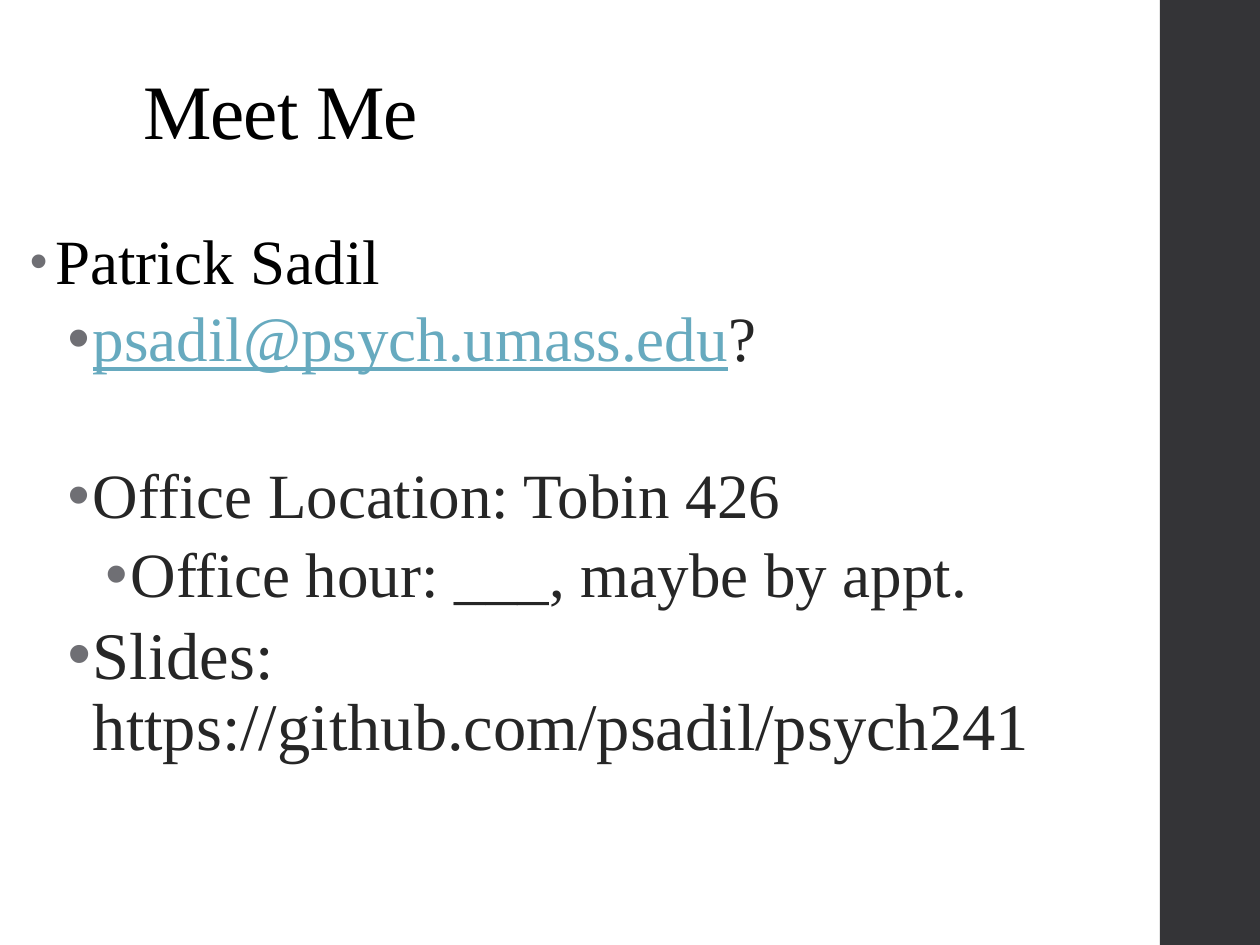
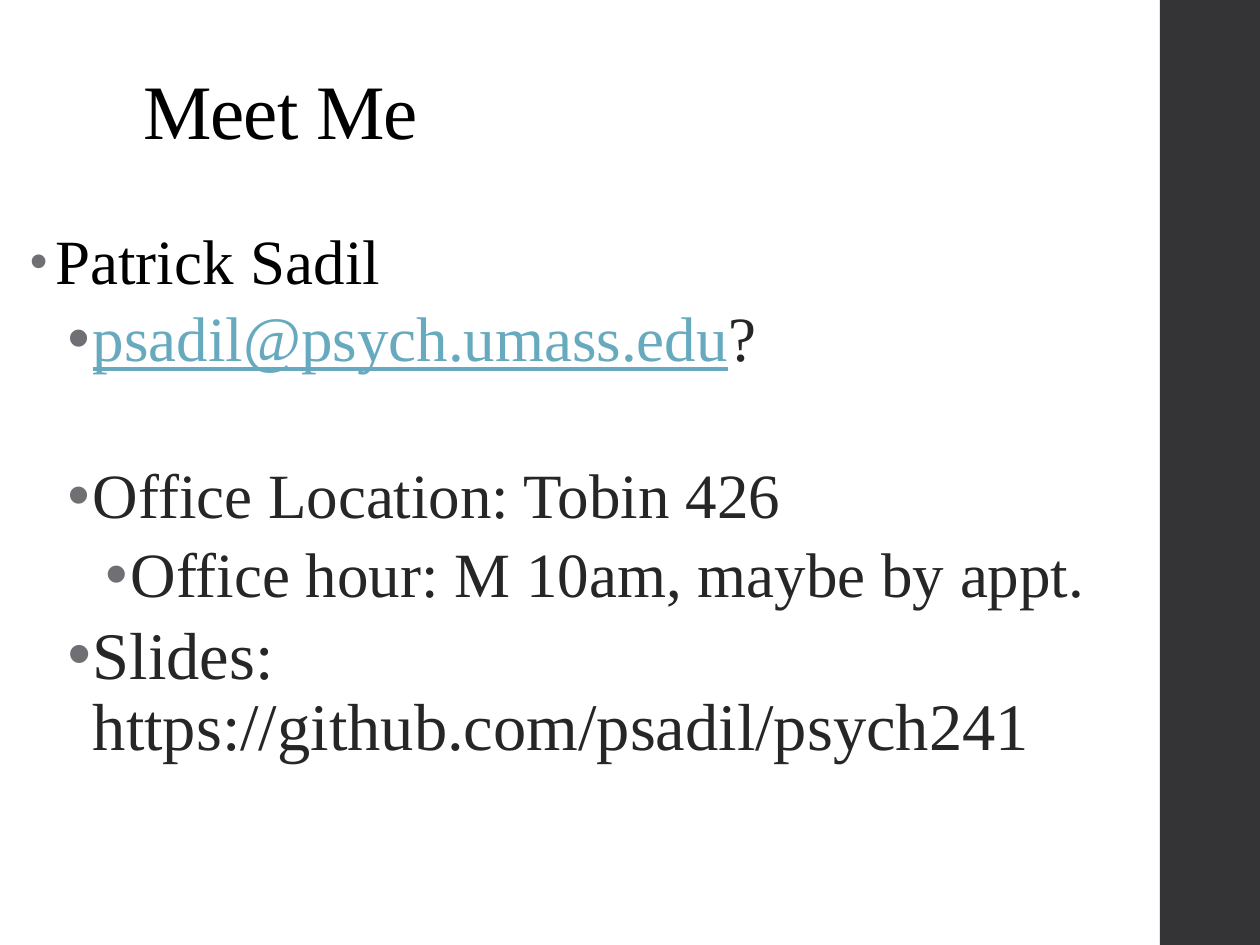
Before and after one commit to psadil/psych241, a slide deck: slide 2 of slides/lab1_21jan2016/lab1_21jan2016.pptx. Drawn at 1260x945 pixels with LibreOffice and Linux fonts; fonts in the diff are those of the drawing. Boxes give left, top, right and bottom in pixels: in the first picture for what was removed or moved away, otherwise in the second. Text is boxed around its words. In the diff, an @@ line names an element or a change of style, - is before the commit and + after.

```diff
--- a/slides/lab1_21jan2016/lab1_21jan2016.pptx
+++ b/slides/lab1_21jan2016/lab1_21jan2016.pptx
@@ text at (x1=131, y1=552, x2=1084, y2=609): text changed @@
-    • Office hour: ___, maybe by appt.
+    • Office hour: M 10am, maybe by appt.
```
Also in this commit, not shown: 5 other slides changed, 1 slide added, 12 slides removed, 3 other files.
